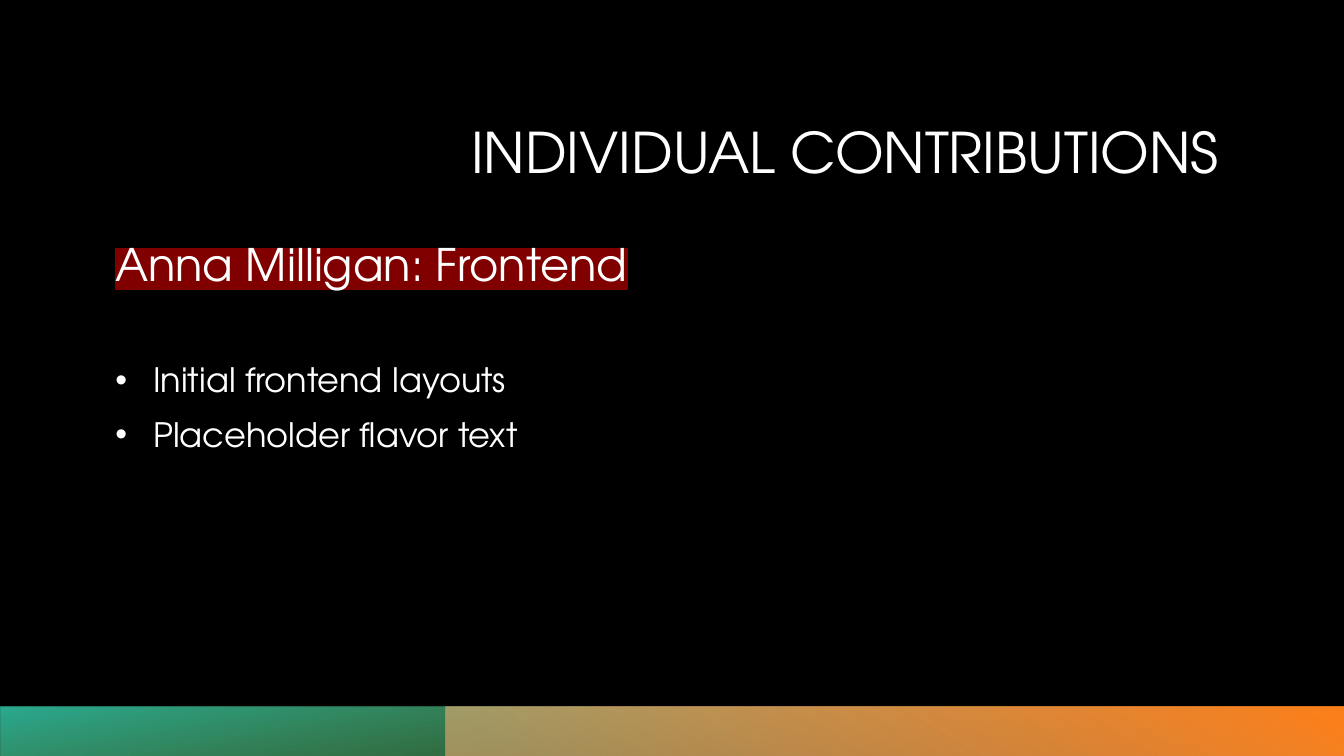
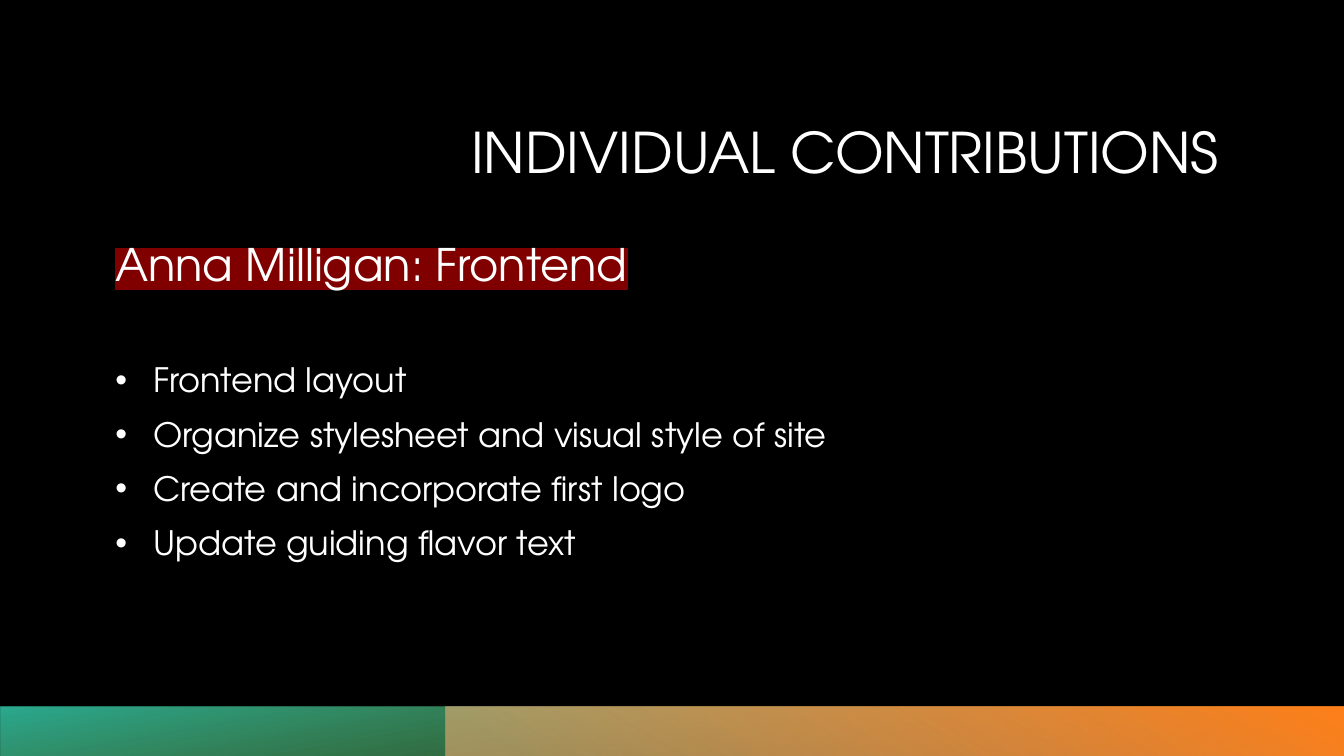
Before and after one commit to cart7982/CaravanSeraiCS360, a slide deck: slide 7 of OpenPlazaCS360Lab/Presentations/OpenPlaza - Phase 2.pptx. Drawn at 1344x756 pixels with LibreOffice and Linux fonts; fonts in the diff are those of the drawing; background and template pictures are left out. Boxes give left, top, right and bottom in pixels: in the first picture for what was removed or moved away, otherwise in the second. Text is boxed around its words. In the diff, an @@ line names an element or a change of style, - is before the commit and + after.

```diff
--- a/OpenPlazaCS360Lab/Presentations/OpenPlaza - Phase 2.pptx
+++ b/OpenPlazaCS360Lab/Presentations/OpenPlaza - Phase 2.pptx
@@ text at [153, 367, 826, 563]: text changed @@
-• Initial frontend layouts
-• Placeholder flavor text
+• Frontend layout
+• Organize stylesheet and visual style of site
+• Create and incorporate first logo
+• Update guiding flavor text
```
Also in this commit, not shown: 1 other slide changed, 1 other file.
